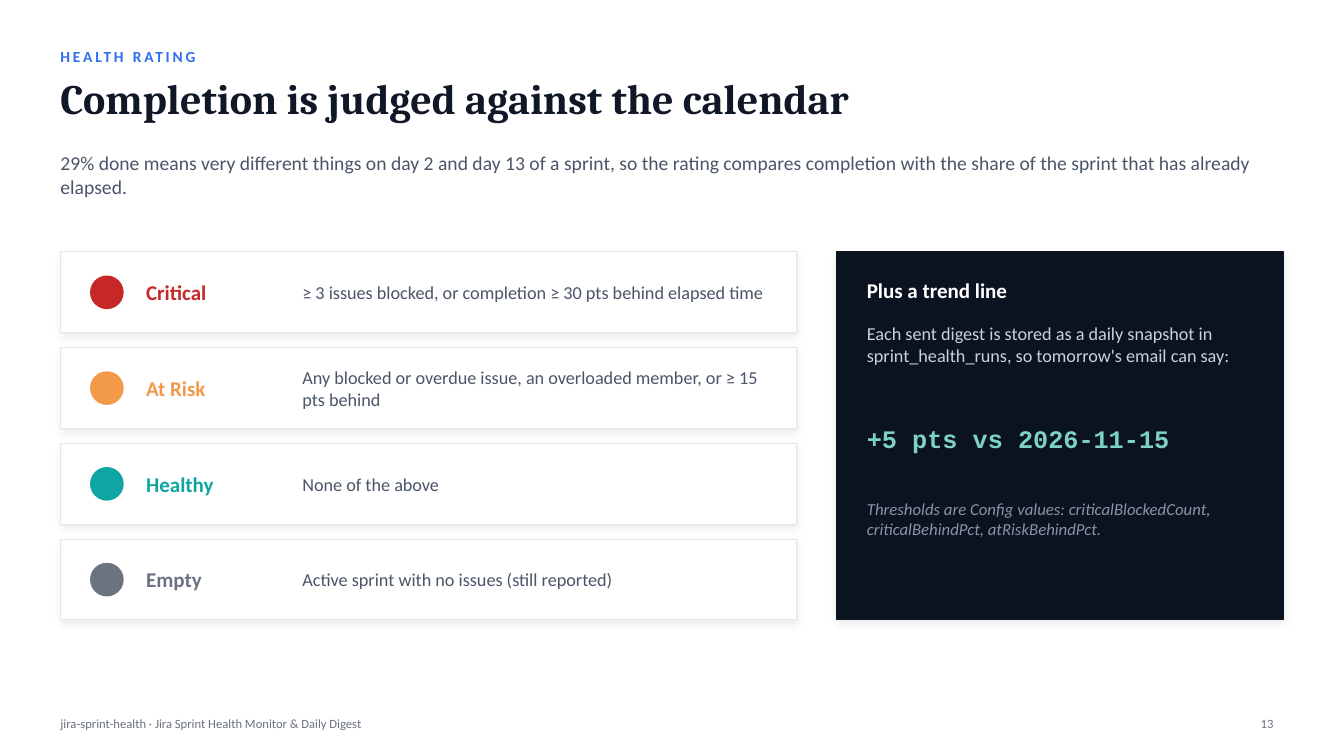
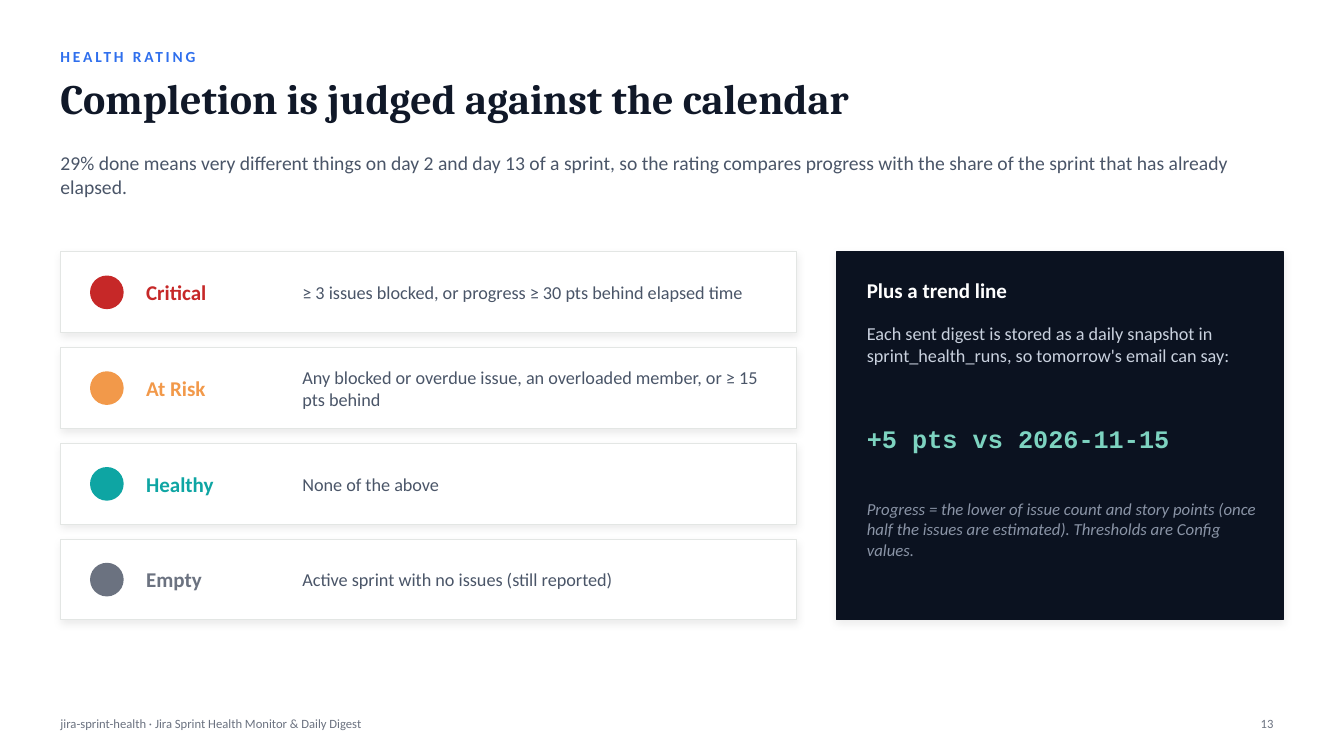
Before and after one commit to Chethan616/jira-sprint-health-n8n, a slide deck: slide 13 of deck/Jira-Sprint-Health-Monitor.pptx. Drawn at 1344x756 pixels with LibreOffice and Linux fonts; fonts in the diff are those of the drawing. Boxes give left, top, right and bottom in pixels: in the first picture for what was removed or moved away, otherwise in the second. Text is boxed around its words. In the diff, an @@ line names an element or a change of style, - is before the commit and + after.

Commit message:
Address review feedback: account ids, multi-board routing, config validation, story points, rate limits, timezone check
- Workload grouped by Jira accountId; shared display names shown as "Name (…1a2b)"
- Sprints listed on several boards reach every board's subscribers once (sprintBoardRouting)
- src/validate.js: required values, ranges, URL, IANA timezone, API limits; runs in the
  Config node and at build time; workflow timezone must match Config.timezone
- Story-point progress alongside issue count (progressBasis, coverage guard, trend)
- Jira GET sub-workflow (src/jira-paging.js): Retry-After / X-RateLimit-Reset, exponential
  backoff with jitter, no retry on other 4xx; Jira errors reach the admin alert
- scripts/live-check.js: read-only pre-flight against a live Jira site
- INSTRUCTIONS.md replaces jira_ins.txt; docs, sample digest and detailed deck updated
- Tests: 28/28 unit, 27/27 end-to-end (n8n 2.48.8); live run on Jira Cloud + Gmail recorded

```diff
--- a/deck/Jira-Sprint-Health-Monitor.pptx
+++ b/deck/Jira-Sprint-Health-Monitor.pptx
@@ text at [60, 156, 1228, 197]: text changed @@
-29% done means very different things on day 2 and day 13 of a sprint, so the rating compares completion with the share of the sprint that has already elapsed.
+29% done means very different things on day 2 and day 13 of a sprint, so the rating compares progress with the share of the sprint that has already elapsed.
@@ text at [315, 286, 743, 302]: text changed @@
-≥ 3 issues blocked, or completion ≥ 30 pts behind elapsed time
+≥ 3 issues blocked, or progress ≥ 30 pts behind elapsed time
@@ text at [867, 503, 1255, 556]: text changed @@
-Thresholds are Config values: criticalBlockedCount, criticalBehindPct, atRiskBehindPct.
+Progress = the lower of issue count and story points (once half the issues are estimated). Thresholds are Config values.
```
Also in this commit, not shown: 10 other slides changed, 4 slides added, 25 other files.
